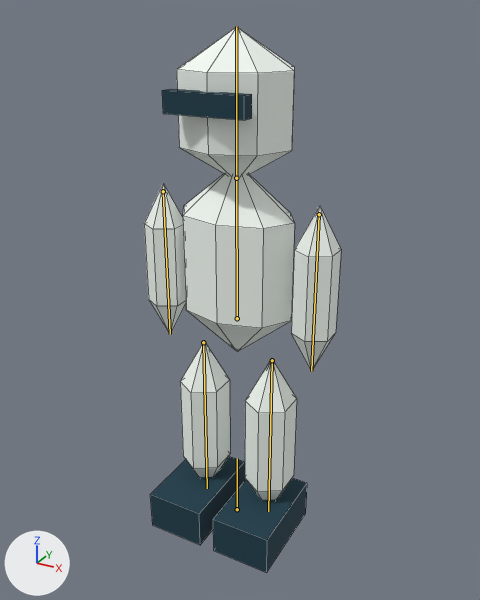
Two versions of the Blender file art/runner_0.blend, one commit apart.
The view is the same before and after, from a 50 mm camera at (1.03, -1.852, 1.851) aimed at (-0.065, 0.14, 0.855). Arrows for +X, +Y and +Z are at lower left; the lights stay in place. The picture after the commit comes second. The bones that bend it are drawn over the model as lines. Mesh edges are drawn as thin lines.

The first picture shows 'runner_0'.
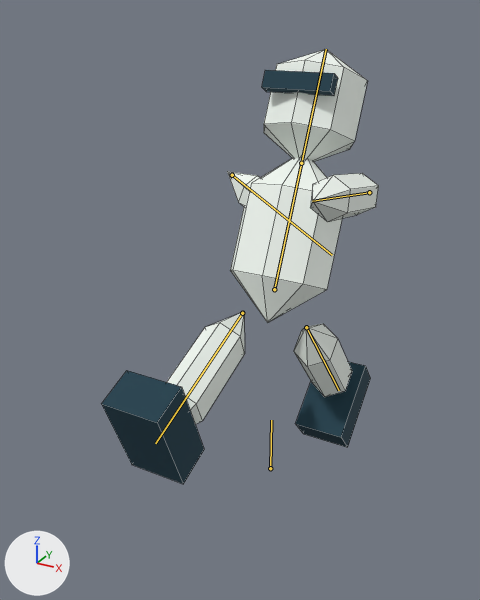
The newer file adds an action. The first version stands in its rest pose; the second is drawn at frame 1 of the action 'SideSlide'.

The edits, one by one:
Bone 'Root' (bone_root) moves from (0.0, 0.0, 0.0) to (0.0, 0.0, -0.3).
Bone 'Spine' (bone_spine) turns from (0, 0, 0) to (-26, 0, 0) degrees about its own x, y and z.
Bone 'ArmL' (bone_arml) turns from (0, 0, 0) to (0, 0, -63) degrees about its own x, y and z.
Bone 'ArmR' (bone_armr) turns from (0, 0, 0) to (-74, 0, 0) degrees about its own x, y and z.
Bone 'LegL' (bone_legl) turns from (0, 0, 0) to (-69, 0, 0) degrees about its own x, y and z.
Bone 'LegR' (bone_legr) turns from (0, 0, 0) to (40, 0, 0) degrees about its own x, y and z.

Pixel boxes [x1, y1, x2, y2] of what changed, in the pictures (480 x 600 px):
'runner_0', posed (40% wider, 20% shorter): before [144, 27, 341, 573]; after [102, 49, 378, 484]
bone 'Root', root to tip: before (237, 509) to (237, 458); after (270, 468) to (271, 420)
bone 'Spine', root to tip: before (237, 318) to (236, 178); after (274, 289) to (301, 163)
bone 'ArmL', root to tip: before (163, 191) to (170, 334); after (232, 175) to (332, 255)
bone 'ArmR', root to tip: before (319, 214) to (311, 371); after (369, 192) to (312, 201)
bone 'LegL', root to tip: before (203, 342) to (207, 488); after (242, 313) to (155, 443)
bone 'LegR', root to tip: before (272, 360) to (268, 511); after (306, 327) to (339, 390)
